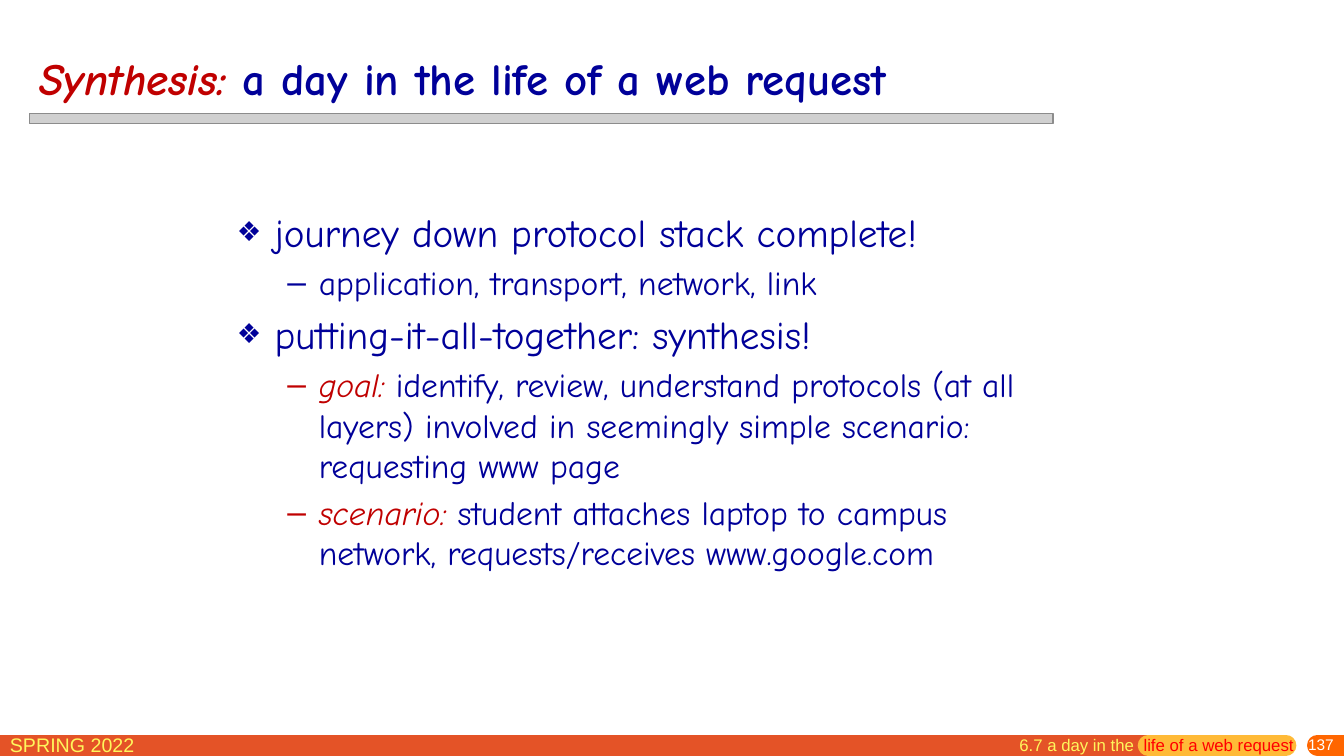
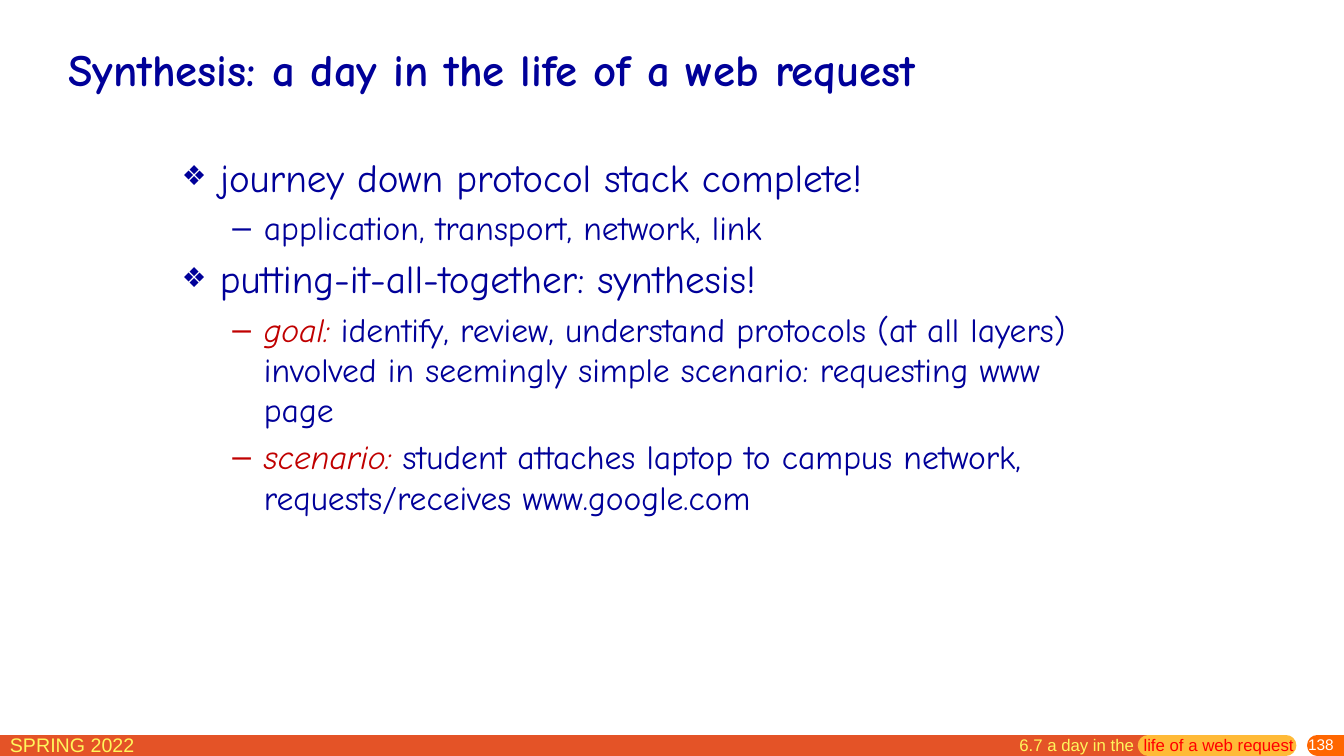
Before and after one commit to network-whu/slides, a slide deck: slide 138 of pptx/chapter6.pptx (slide 137 before the commit). Drawn at 1344x756 pixels with LibreOffice and Linux fonts; fonts in the diff are those of the drawing; grey boxes stand for pictures. Boxes give left, top, right and bottom in pixels: in the first picture for what was removed or moved away, otherwise in the second. Text is boxed around its words. In the diff, an @@ line names an element or a change of style, - is before the commit and + after.

```diff
--- a/pptx/chapter6.pptx
+++ b/pptx/chapter6.pptx
@@ title "Synthesis: a day in the ...": place and size @@
-title "Synthesis: a day in the ..." at bbox=[39, 64, 887, 104]
+title "Synthesis: a day in the ..." at bbox=[68, 55, 916, 95]
@@ title "Synthesis: a day in the ..." at bbox=[68, 55, 916, 95]: text colour #C00000 to #000099, italic off in "Synthesis:" @@
@@ picture removed at bbox=[29, 114, 1054, 124] @@
@@ text "journey down protocol stack complete!" rewrapped from bbox=[275, 220, 1014, 572] to bbox=[220, 165, 1065, 517] @@
@@ page number at bbox=[1308, 737, 1334, 753]: text changed @@
-137
+138
```
Also in this commit, not shown: 16 other slides changed, 1 slide added.
